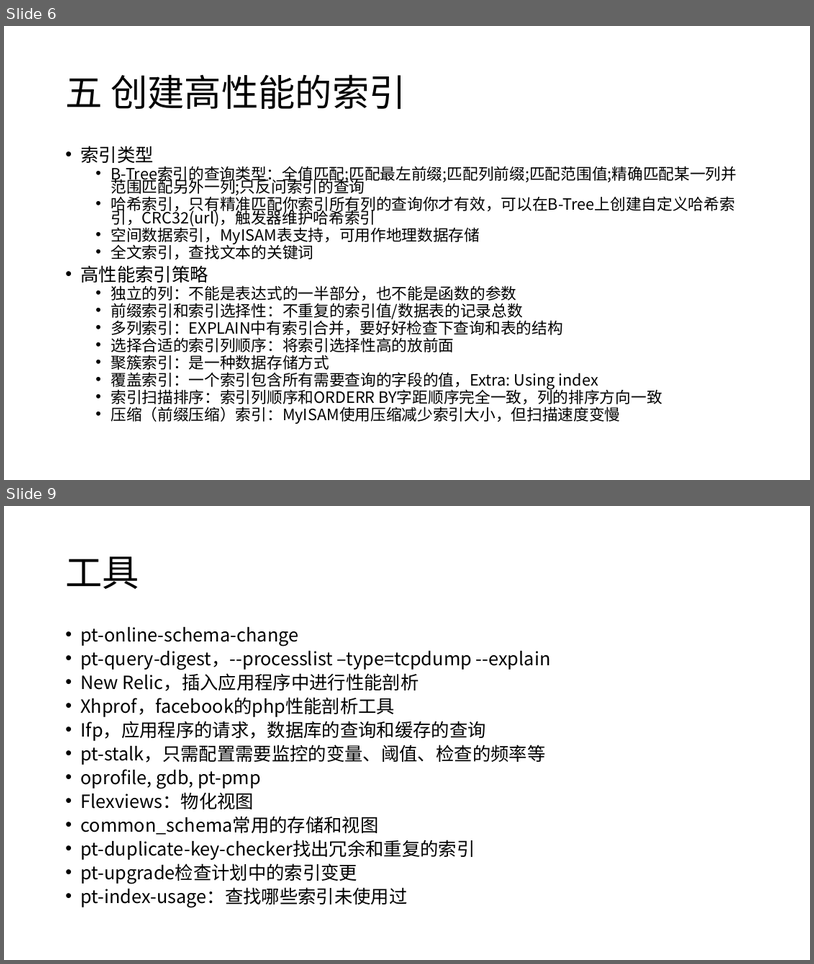
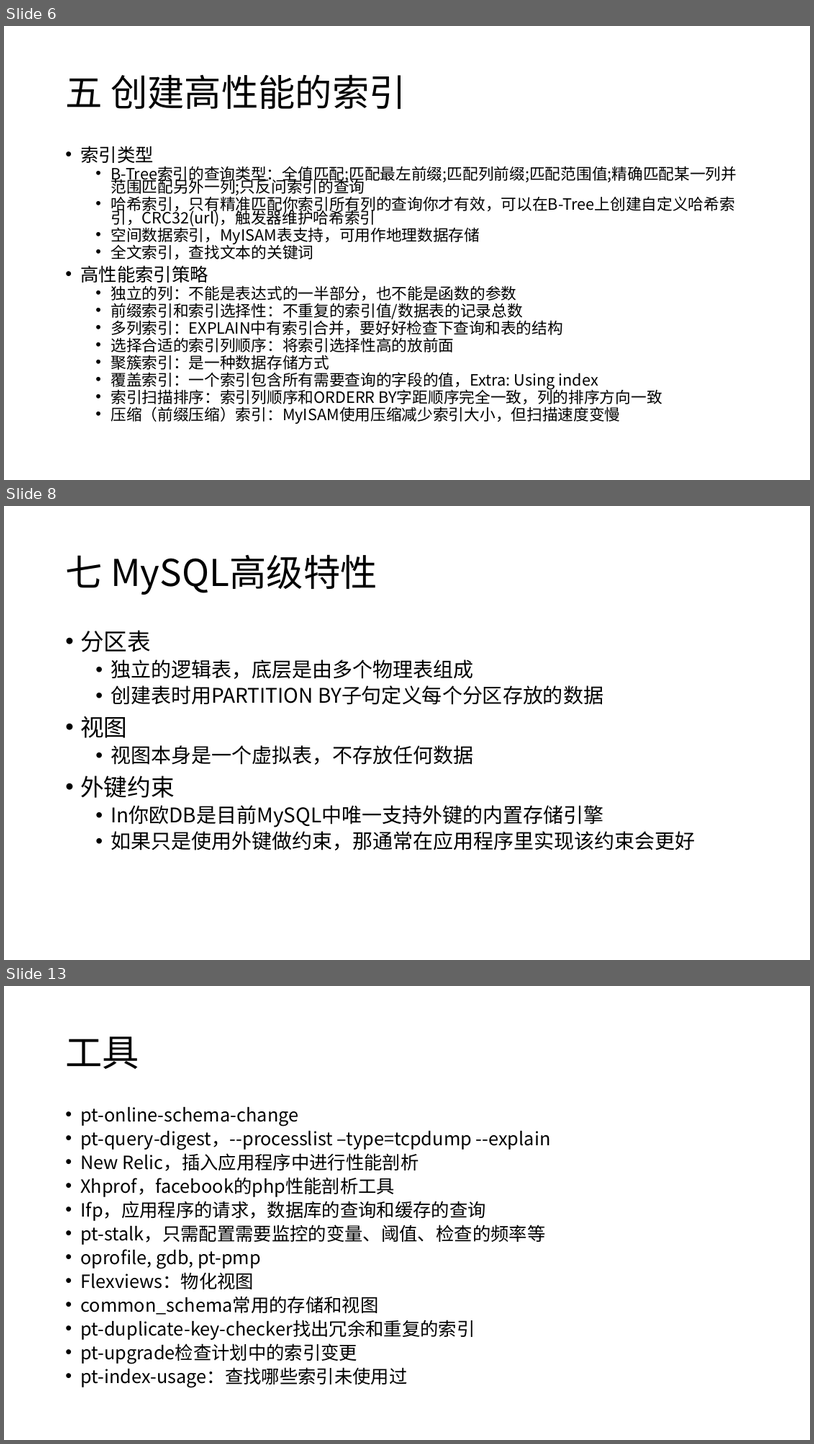
Before and after one commit to zzsure/computer-course-reading, a slide deck: High Performance MySQL.pptx. Shown one above the other, each under a label of ours: slides 6 and 9 before the commit, slides 6, 8 and 13 after it; the slides between them are not shown. The pictures are 814x964 and 814x1444 pixels, drawn with LibreOffice and Linux fonts; fonts in the diff are those of the drawing. Boxes give left, top, right and bottom in pixels: in the first picture for what was removed or moved away, otherwise in the second. Text is boxed around its words. In the diff, an @@ line names an element or a change of style, - is before the commit and + after.

```diff
--- a/High Performance MySQL.pptx
+++ b/High Performance MySQL.pptx
@@ slide 8 added at <box>4,506,810,960</box>, background #FFFFFF @@
@@ title added at <box>65,554,377,595</box>, 44 pt, text #000000 @@
+七 MySQL高级特性
@@ text added at <box>80,630,695,850</box>, 24 pt, text #000000 @@
+• 分区表
+  • 独立的逻辑表，底层是由多个物理表组成
+  • 创建表时用PARTITION BY子句定义每个分区存放的数据
+• 视图
+  • 视图本身是一个虚拟表，不存放任何数据
+• 外键约束
+  • In你欧DB是目前MySQL中唯一支持外键的内置存储引擎
+  • 如果只是使用外键做约束，那通常在应用程序里实现该约束会更好
@@ what was slide 9 is now slide 13 @@
```
Also in this commit, not shown: 2 slides changed, 3 other slides added, 2 other files.
